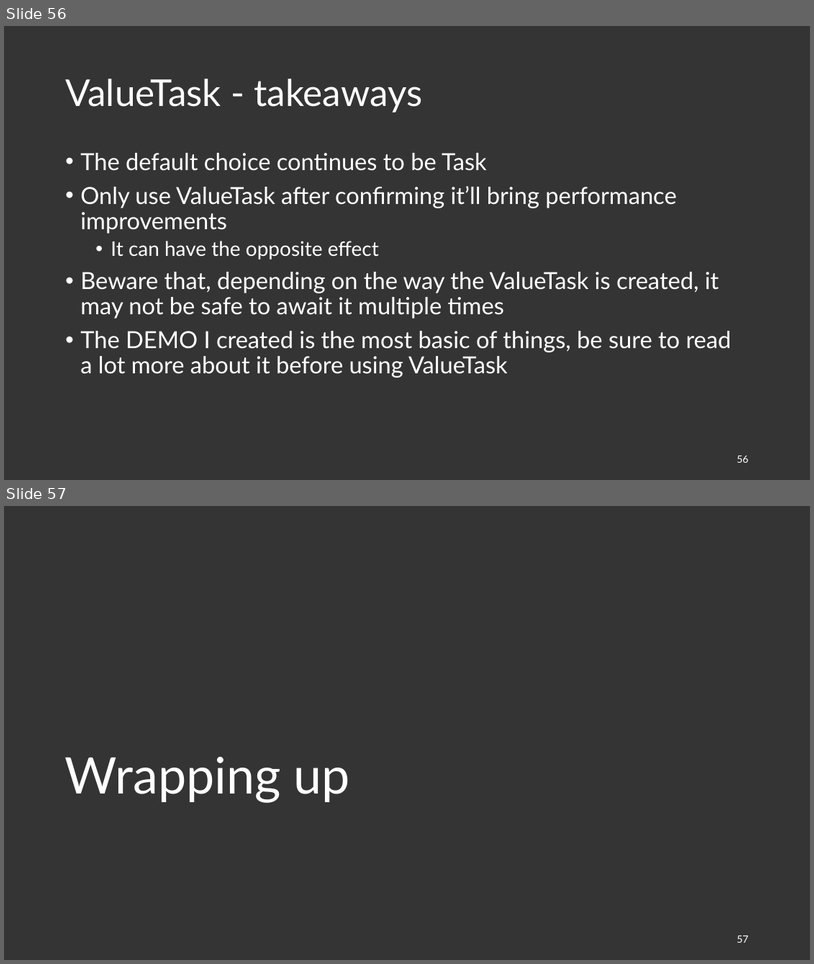
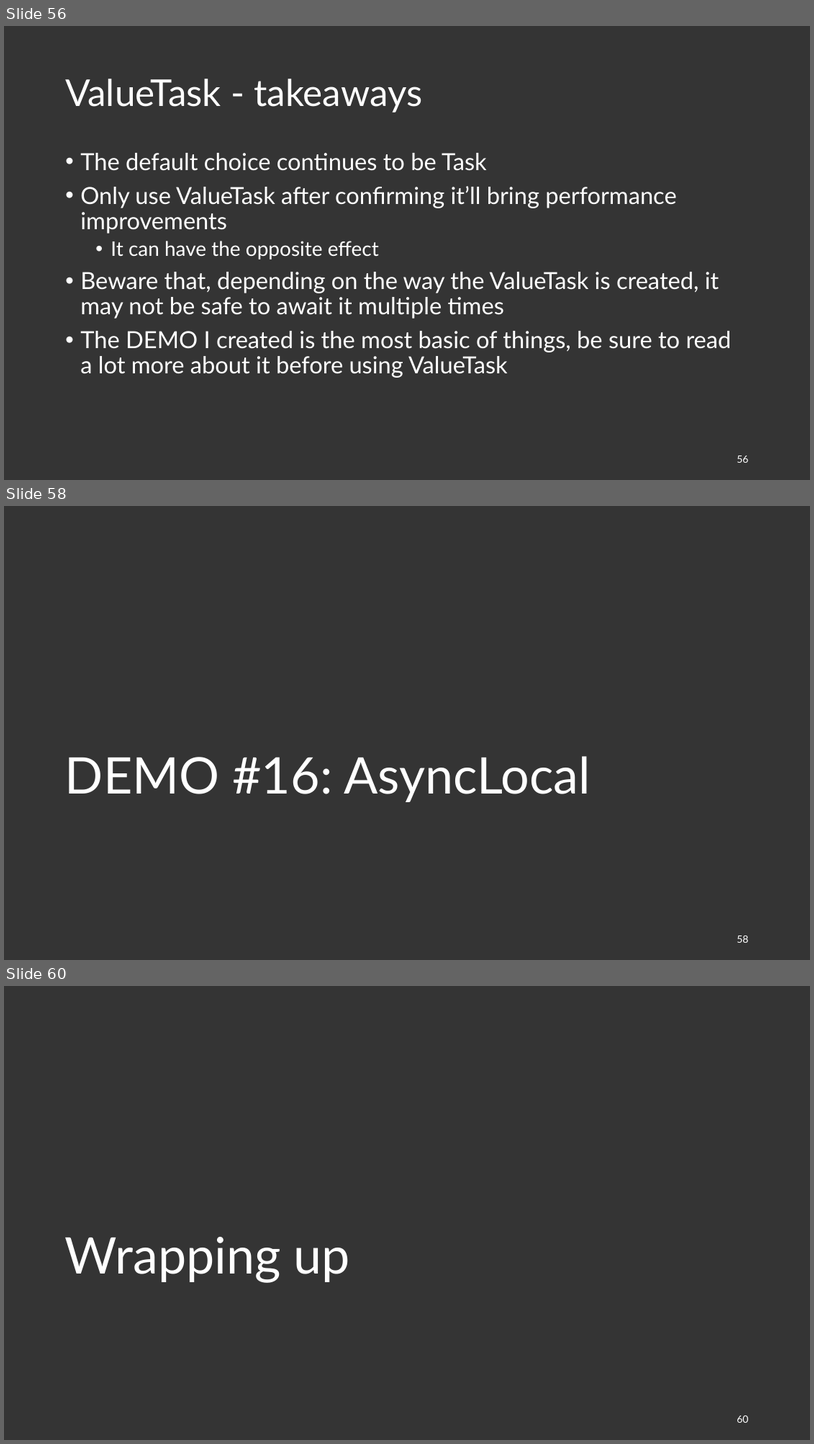
Before and after one commit to joaofbantunes/AsyncAllTheThings, a slide deck: presentation/async-all-the-things.pptx. Shown one above the other, each under a label of ours: slides 56 and 57 before the commit, slides 56, 58 and 60 after it; the slides between them are not shown. The pictures are 814x964 and 814x1444 pixels, drawn with LibreOffice and Linux fonts; fonts in the diff are those of the drawing. Boxes give left, top, right and bottom in pixels: in the first picture for what was removed or moved away, otherwise in the second. Text is boxed around its words. In the diff, an @@ line names an element or a change of style, - is before the commit and + after.

Commit message:
Adding AsyncLocal demo

```diff
--- a/presentation/async-all-the-things.pptx
+++ b/presentation/async-all-the-things.pptx
@@ slide 58 added at bbox=[4, 506, 810, 960], background #343434 @@
@@ title added at bbox=[65, 756, 591, 802], 60 pt, text #FFFFFF @@
+DEMO #16: AsyncLocal
@@ page number added at bbox=[737, 935, 748, 942], 12 pt, text #FFFFFF @@
+58
@@ what was slide 57 is now slide 60 @@
@@ page number at bbox=[737, 1415, 748, 1422]: text changed @@
-57
+60
```
Also in this commit, not shown: 2 slides changed, 2 other slides added, 3 other files.
